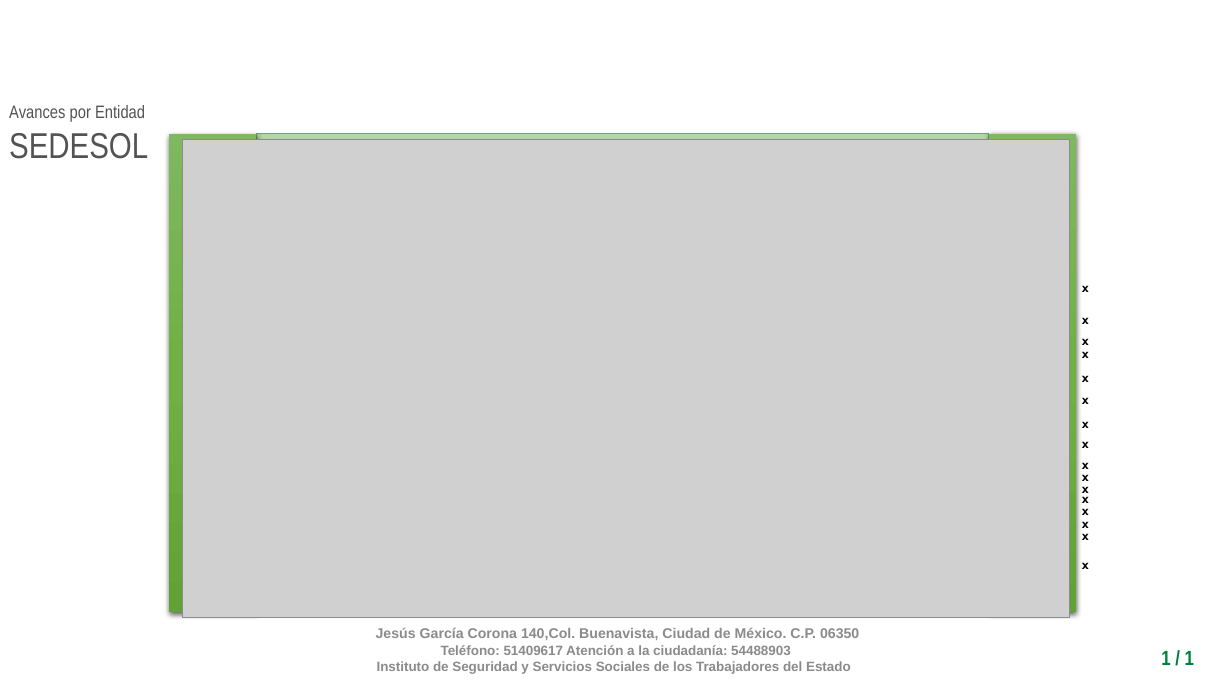
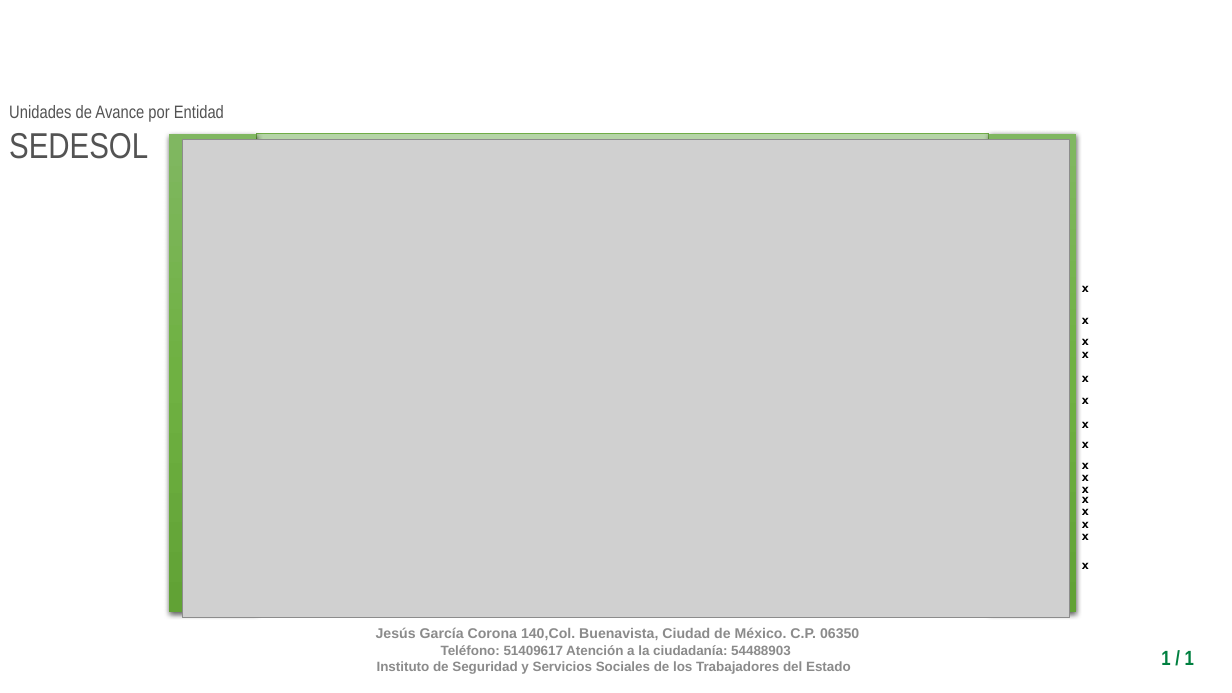
Before and after one commit to fpedro23/djangoISSSTE, a slide deck: slide 2 of djangoISSSTE/static/ppt/presentacion_avances.pptx. Drawn at 1232x693 pixels with LibreOffice and Linux fonts; fonts in the diff are those of the drawing; grey boxes stand for pictures; background and template pictures are left out. Boxes give left, top, right and bottom in pixels: in the first picture for what was removed or moved away, otherwise in the second. Text is boxed around its words. In the diff, an @@ line names an element or a change of style, - is before the commit and + after.

Commit message:
se mejoró el reporte de presentación de avances, se agregó  unidades de avance, unidades de meta, porcentaje, inversion por avance, inversión por meta, porcentaje, se agregó mapa con información de porcentaje.

```diff
--- a/djangoISSSTE/static/ppt/presentacion_avances.pptx
+++ b/djangoISSSTE/static/ppt/presentacion_avances.pptx
@@ text at <box>9,105,224,122</box>: text changed @@
-Avances por Entidad
+Unidades de Avance por Entidad
```
Also in this commit, not shown: 3 other slides changed, 3 slides added, 2 other files.
